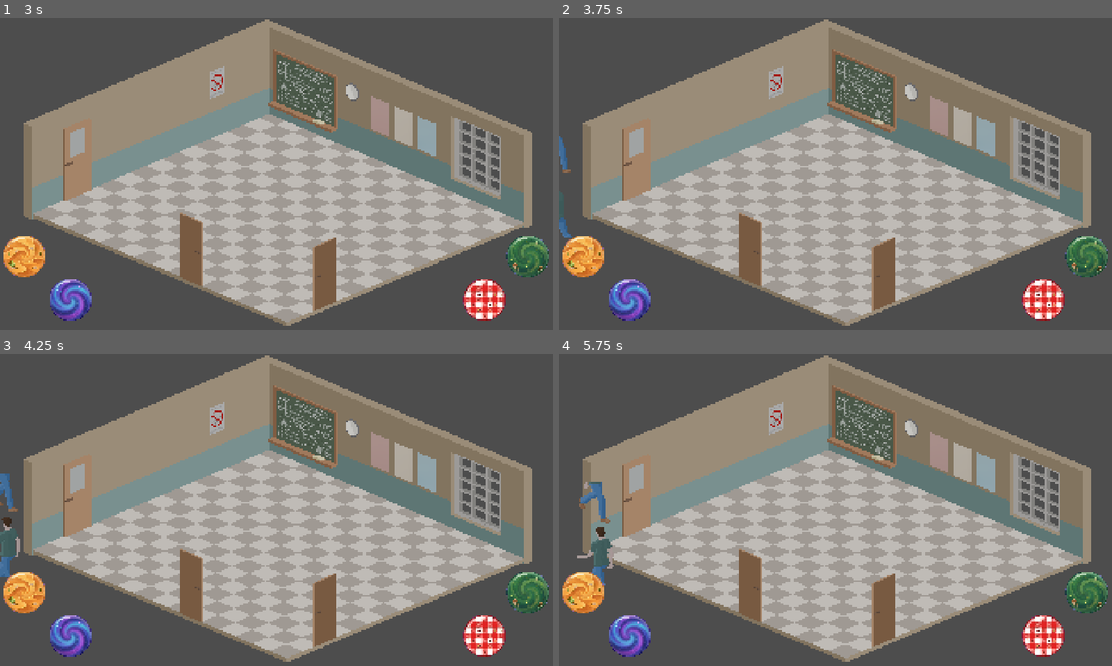
Above: before the commit, frames 1-4 (two rows, left to right).
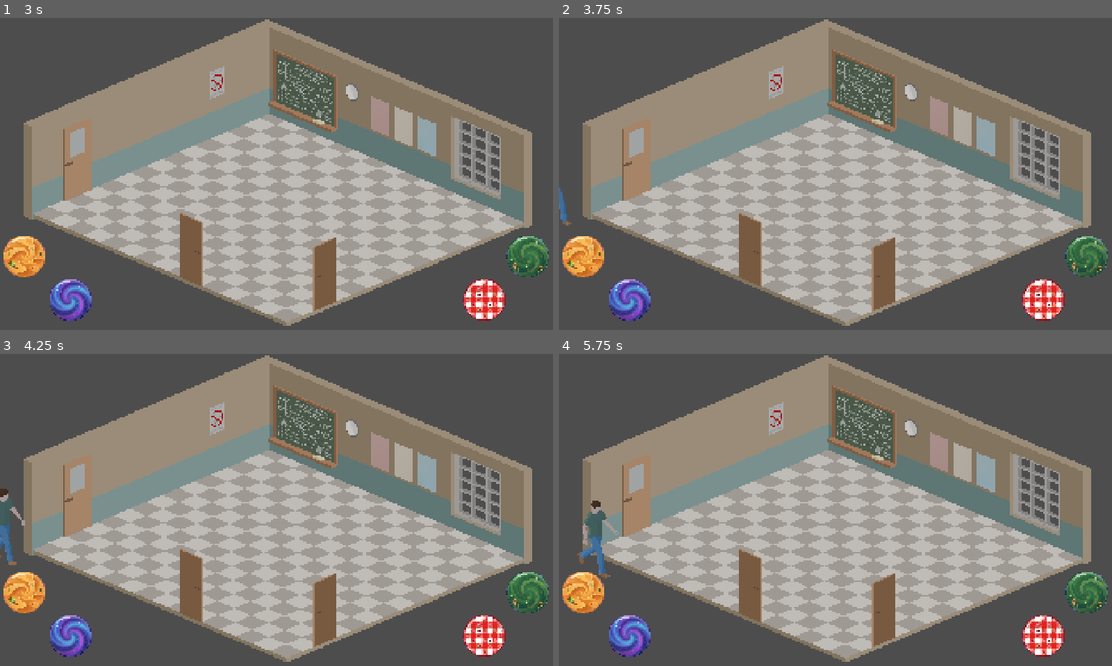
Above: after the commit, the same moments.

Repository: kreativna-blokada/blokadna-glasalica
Game: Godot game, scene res://!project/build/design/scenes/game.tscn
The game is run twice, just before and just after one commit, with the same random seed, the same clock (stepped at 60 frames per second) and the same inputs.
Inputs:
- Up to frame 1 (3 s): tap Enter (ui_accept) at 0.5, 0.77, 1.25, 1.52, 2.75 s; hold D (start) 0.53-1.28 s; hold Right (ui_right) 0.53-2.03 s; tap D (start) at 1.35, 2, 2.85 s; hold Left (ui_left) 2.03-2.78 s; hold D (start) 2.03-2.78 s; hold Right (ui_right) from 2.78 s (still down)
- Up to frame 2 (3.75 s): keep holding Right (ui_right); tap Enter (ui_accept) at 3.02 s; tap D (start) at 3.5 s; hold D (start) from 3.53 s (still down)
- Up to frame 3 (4.25 s): keep holding Right (ui_right); keep holding D (start); tap Enter (ui_accept) at 3.77 s
- Up to frame 4 (5.75 s): release Right (ui_right) at 4.28 s; release D (start) at 4.28 s; hold Left (ui_left) 4.28-5.03 s; tap D (start) at 4.35 s; tap Enter (ui_accept) at 4.52 s; hold Right (ui_right) from 5.03 s (still down); hold D (start) from 5.03 s (still down)

Frame 1 is identical in both runs. In frame 2, 0.3% of the frame differs, in the area x 0-3%, y 37-71%; in frame 3, 0.6%; in frame 4, 1.1%, in the area x 3-11%, y 40-75%.

Commit message:
Updated vframes due player.png update

Diff:
--- a/!project/build/design/scenes/actors/voter.gd
+++ b/!project/build/design/scenes/actors/voter.gd
@@ -232,7 +232,7 @@
 	if _original_texture:
 		character_sprite.texture = _original_texture
 		character_sprite.hframes = 39
-		character_sprite.vframes = 4
+		character_sprite.vframes = 5
 #todo: cleanup
 
 #plays voting stop sound
